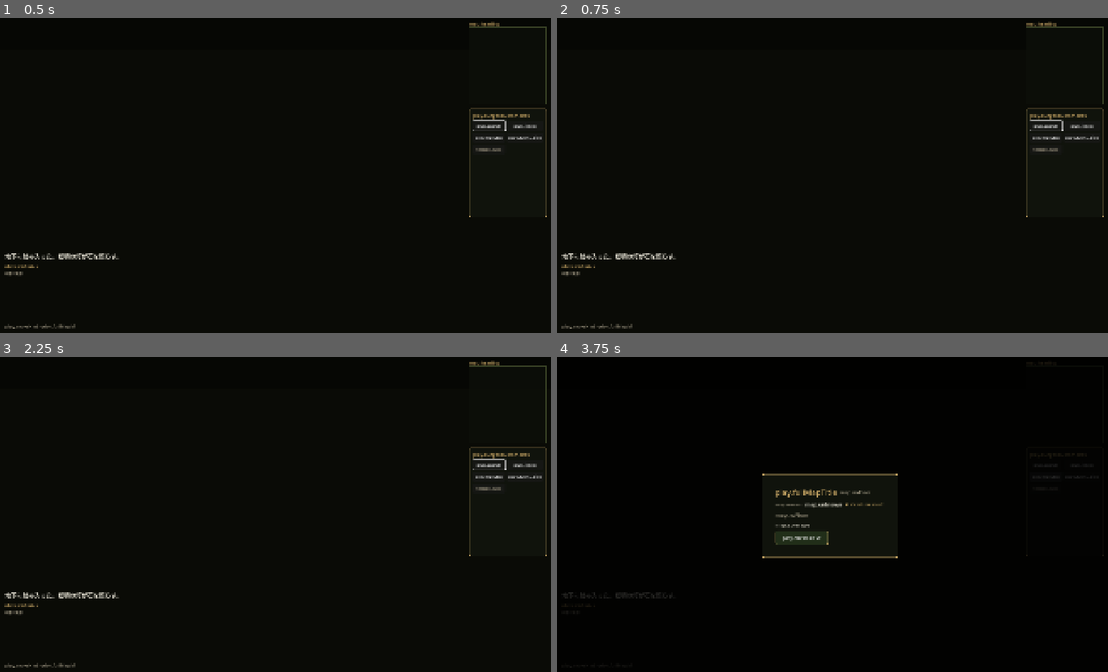
Above: before the commit, frames 1-4 (two rows, left to right).
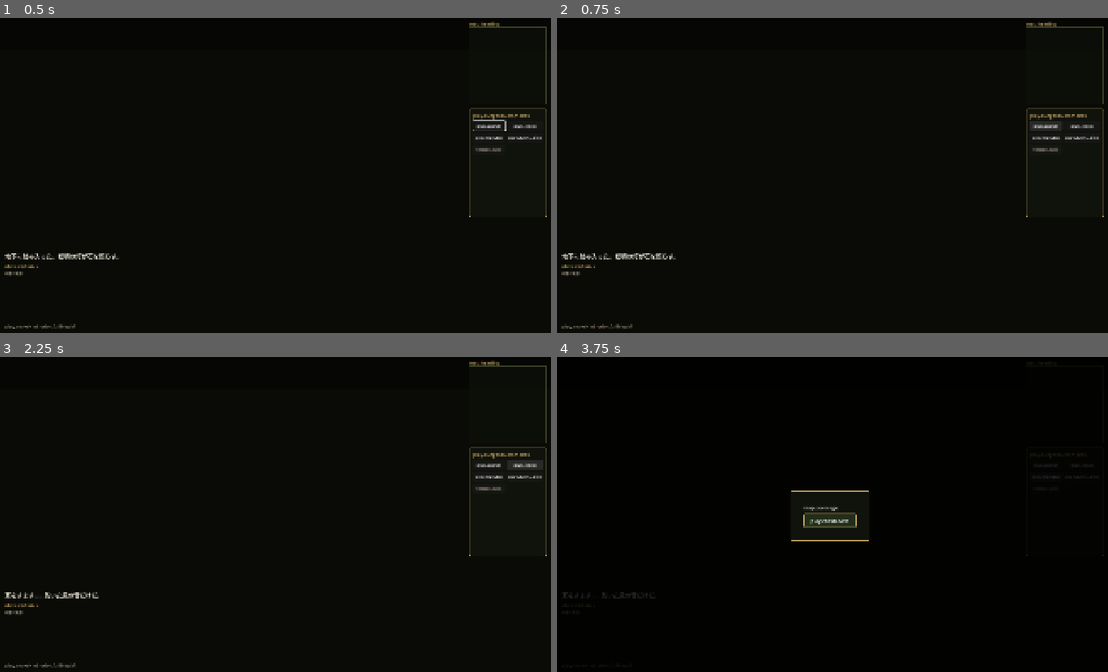
Above: after the commit, the same moments.

Repository: kino-6/black-stela
Game: Godot game, scene res://scenes/dungeon.tscn
The game is run twice, just before and just after one commit, with the same random seed, the same clock (stepped at 60 frames per second) and the same inputs. This scene is started directly instead of the project's main scene.
Inputs:
- Up to frame 1 (0.5 s): no input
- Up to frame 2 (0.75 s): click "play.search" at 0.5 s
- Up to frame 3 (2.25 s): click "play.search" at 1.25 s; click "play.listen" at 2 s
- Up to frame 4 (3.75 s): click "play.listen" at 2.75 s; click "play.fullMap" at 3.5 s

Frame 1 is identical in both runs. In frame 2, less than 0.1% of the frame differs, in the area x 85-92%, y 32-36%; in frame 3, 0.3%; in frame 4, 1.8%, in the area x 1-62%, y 36-77%.
Error before the commit: Invalid access to property or key 'turn' on a base object of type 'Dictionary'. (res://scripts/rules/rules_util.gd:8)
Error after the commit: Invalid cast: could not convert value to 'Dictionary'. (res://scripts/dungeon/floor_map.gd:46)

Commit message:
fix(dungeon): wiped party can't wander, one-step doors, drop door-latch orb (playtest 2026-07-29)
Three player-facing dungeon bugs found in live playtest:

1. A fully-downed party could descend and WANDER a floor it can never fight
   through — enterDungeon only blocked an EMPTY party, not a downed one. New
   invariant (TS truth + Godot mirror): a party with no able member is never in
   the dungeon. Descending / resuming at a checkpoint while all-down is blocked
   ("動ける者がいない…"); any explore command issued while all-down evacuates to
   town (safety net, so a broken session self-corrects). Locked by
   dungeonWipeGuard.test.ts. New command_blocked reason `party_downed` + i18n.

2. Bump-to-open doors were a jarring two-step with a "扉を開けた…" log-stop. Now a
   bump opens AND steps through in one move, no log — the door is marked open and
   the move re-enters normally (TS + Godot). The explicit 開く command still
   opens-in-place. Updated encounterRespawn's corridor walk to peek the forward
   edge instead of the (now-gone) door_opened signal.

3. The amber door "latch" cylinder read as a floating yellow orb from the close
   first-person camera — removed.

gate:final green (698 unit + 139 e2e), migration/parity green (verdant-walk 4/4,
traces regenerated). Difficulty reshape remains stashed, untouched.

Co-Authored-By: Claude Opus 4.8 <noreply@anthropic.com>

Diff:
--- a/godot/scripts/dungeon/dungeon_renderer.gd
+++ b/godot/scripts/dungeon/dungeon_renderer.gd
@@ -278,7 +278,7 @@
 		cap.height = 0.035
 		_add_mesh(parent, cap, _emissive_mat(accent.darkened(0.18), 0.04), base + offset + Vector3(0, cairn.height + cap.height / 2.0, 0))
 
-static func _add_door(parent: Node, door_mat: Material, frame_mat: Material, accent: Color, base: Vector3, dir: String, opened: bool = true) -> void:
+static func _add_door(parent: Node, door_mat: Material, frame_mat: Material, _accent: Color, base: Vector3, dir: String, opened: bool = true) -> void:
 	# A door edge is still traversable by the rules, so draw the two living leaves already pushed aside.
 	# The player sees an intentional threshold and can pass through its centre; no state or collision rule is
 	# changed here. This is the Godot counterpart of the Web renderer's wood-door material and frame.
@@ -324,11 +324,8 @@
 			leaf.material_override = door_mat
 			leaf.position = Vector3(side * 0.54, 1.18, 0.0)
 		root.add_child(leaf)
-	var latch := CylinderMesh.new()
-	latch.top_radius = 0.055
-	latch.bottom_radius = 0.055
-	latch.height = 0.06
-	_add_mesh(root, latch, _emissive_mat(accent, 0.08), Vector3(0, 1.22, 0.06), Vector3(PI / 2, 0, 0))
+	# (No centre latch: the emissive amber knob read as a floating yellow orb on the door from the
+	#  close first-person camera — removed per playtest. The frame + leaves carry the door read.)
 
 static func _door_key(cx: int, cy: int, dir: String) -> String:
 	# Mirror edges describe the same physical threshold. Canonicalising its boundary prevents a doubled
--- a/godot/scripts/rules/exploration_commands.gd
+++ b/godot/scripts/rules/exploration_commands.gd
@@ -172,9 +172,9 @@
 		s["turn"] = int(s["turn"]) + 1
 		return {"state": s, "events": [{"type": "movement_blocked", "reason": "locked", "roomId": room_id, "facing": move_dir}]}
 
-	# A CLOSED door hides the room and does not let the party through (Wiz 玄室). Bump-to-open: the first step
-	# swings it open (revealing the room) but does not carry them in — the next step enters. Both sides
-	# recorded; re-closes on a fresh descent (openedDoors resets on floor change).
+	# A CLOSED door hides the room (Wiz 玄室). Bumping it swings it open and steps through in the SAME move —
+	# no stop, no door_opened log (playtest 2026-07-29). Both sides recorded; re-closes on a fresh descent.
+	# No turn tick here; the recursed move counts the single step. Mirrors rulesEngine.ts moveForward.
 	if typeof(forward_edge) == TYPE_DICTIONARY and String(forward_edge.get("kind", "")) == "door" and not (state.get("openedDoors", []) as Array).has("door:%s:%s" % [room_id, move_dir]):
 		var s: Dictionary = state.duplicate(true)
 		var opened: Array = (s.get("openedDoors", []) as Array).duplicate()
@@ -185,8 +185,7 @@
 			if not opened.has(ok):
 				opened.append(ok)
 		s["openedDoors"] = opened
-		s["turn"] = int(s["turn"]) + 1
-		return {"state": s, "events": [{"type": "door_opened", "roomId": room_id, "facing": move_dir}]}
+		return _move_forward(s, world, engine, move_dir, motion)
 
 	var discovered: Array = state.get("discoveredSecrets", [])
 	var secret_revealed: bool = (
@@ -677,6 +676,10 @@
 static func _enter_dungeon(state: Dictionary, world: Dictionary) -> Dictionary:
 	if (state.get("party", []) as Array).is_empty():
 		return RulesUtil.log_only(state, {"type": "command_blocked", "reason": "party_required", "command": "enter_dungeon"})
+	# A party with NO able member (all wounded / at 0 HP) must not descend — recover at the infirmary first
+	# (playtest 2026-07-29). Mirrors rulesEngine.ts enterDungeon.
+	if Exploration.able_members(state.get("party", [])).is_empty():
+		return RulesUtil.log_only(state, {"type": "command_blocked", "reason": "party_downed", "command": "enter_dungeon"})
 	var start_room_id := String(world.get("startRoom", ""))
 	var start_room: Variant = _room(world, start_room_id)
 	var exits: Dictionary = start_room.get("exits", {}) if typeof(start_room) == TYPE_DICTIONARY else {}
@@ -714,6 +717,8 @@
 static func _resume_at_checkpoint(state: Dictionary, world: Dictionary, room_id: String) -> Dictionary:
 	if (state.get("party", []) as Array).is_empty():
 		return RulesUtil.log_only(state, {"type": "command_blocked", "reason": "party_required", "command": "enter_dungeon"})
+	if Exploration.able_members(state.get("party", [])).is_empty():
+		return RulesUtil.log_only(state, {"type": "command_blocked", "reason": "party_downed", "command": "enter_dungeon"})
 	var room: Variant = _room(world, room_id)
 	var visited: Array = (state.get("map", {}) as Dictionary).get("visitedRooms", [])
 	if typeof(room) != TYPE_DICTIONARY or not bool(room.get("restPoint", false)) or not visited.has(room_id):
--- a/godot/scripts/rules/slice_rules.gd
+++ b/godot/scripts/rules/slice_rules.gd
@@ -22,9 +22,17 @@
 const RulesUtil := preload("res://scripts/rules/rules_util.gd")
 const Leveling := preload("res://scripts/rules/leveling.gd")
 
+# Exploration commands that a downed party must never be able to issue (mirrors rulesEngine.ts).
+const DUNGEON_EXPLORE_COMMANDS := ["turn_left", "turn_right", "move_forward", "move_backward", "strafe_left", "strafe_right", "open_door", "search"]
+
 
 static func resolve(state: Dictionary, command: Dictionary, world: Dictionary = {}, engine: Dictionary = {}) -> Dictionary:
-	match command.get("type", ""):
+	var cmd_type := String(command.get("type", ""))
+	# Safety net (playtest 2026-07-29): a party with no able member can never explore — evacuate to town
+	# rather than let a wiped run wander the floor. Mirrors rulesEngine.ts resolveCommand.
+	if String(state.get("phase", "")) == "dungeon" and DUNGEON_EXPLORE_COMMANDS.has(cmd_type) and Exploration.able_members(state.get("party", [])).is_empty():
+		return _evacuate_downed_party(state)
+	match cmd_type:
 		"turn_left":
 			return ExplorationCommands._turn(state, "left")
 		"turn_right":
@@ -134,6 +142,21 @@
 
 # --- combat exits -----------------------------------------------------------------------------------
 # Retreat: the fight is abandoned; every member remembers it (memory.retreats is part of who they are).
+# Drag a fully-downed party out of the dungeon and back to town — the failed-expedition landing a combat
+# wipe produces, reused as a safety net for any explore command issued while every member is down. No extra
+# rescue fee (the combat wipe already charged it). Mirrors rulesEngine.ts evacuateDownedParty.
+static func _evacuate_downed_party(state: Dictionary) -> Dictionary:
+	var s: Dictionary = state.duplicate(true)
+	s["phase"] = "town"
+	s["position"] = null
+	s["combat"] = null
+	s["map"]["currentRoomId"] = null
+	s["map"]["currentCellId"] = null
+	s["map"]["currentFacing"] = null
+	s["turn"] = int(state.get("turn", 0)) + 1
+	return {"state": s, "events": [{"type": "party_wiped", "rescueFee": 0}]}
+
+
 static func _retreat(state: Dictionary, world: Dictionary) -> Dictionary:
 	if state.get("phase", "") != "combat":
 		return {"state": state, "events": []}
Not shown, changed: src/domain/replayLog.ts
Not shown, changed: src/domain/rulesEngine.ts
Not shown, changed: src/domain/types.ts
Not shown, changed: src/i18n/en.ts
Not shown, changed: src/i18n/ja.ts
Not shown, added: tests/dungeonWipeGuard.test.ts
Not shown, changed: tests/encounterRespawn.test.ts
